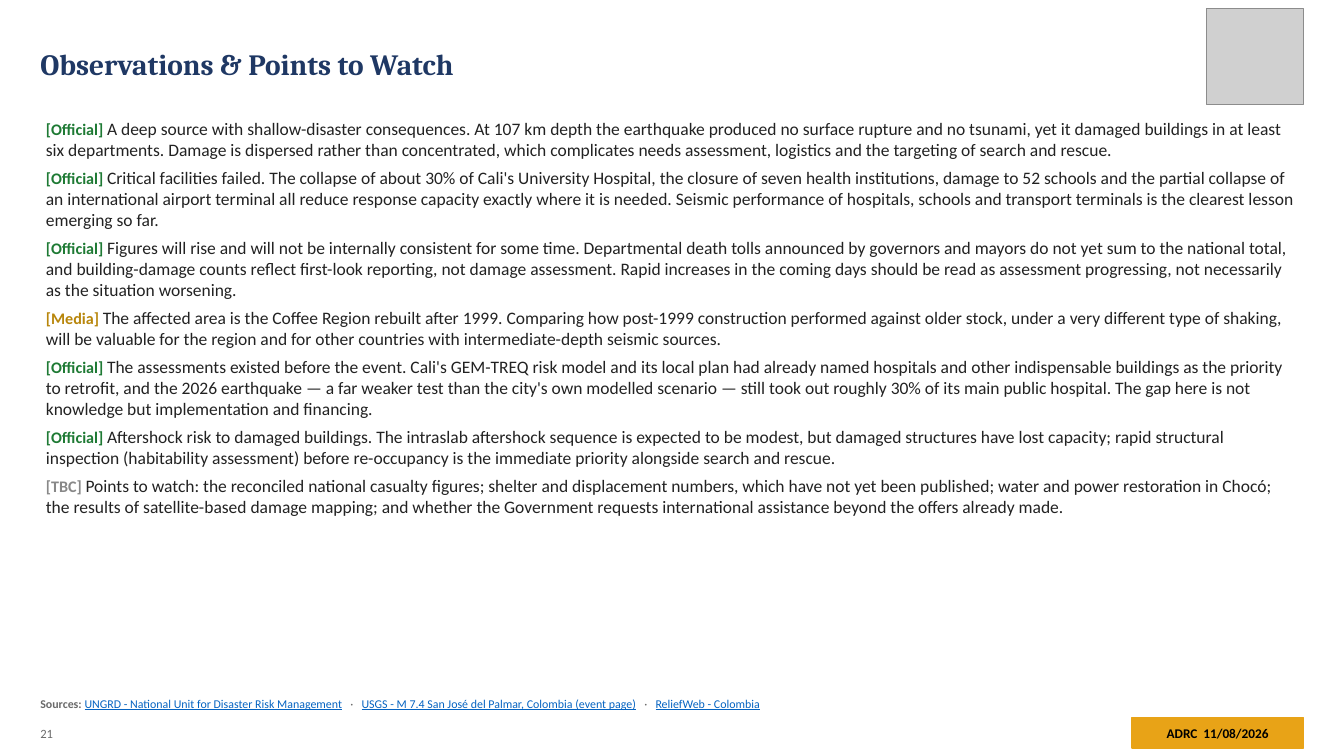
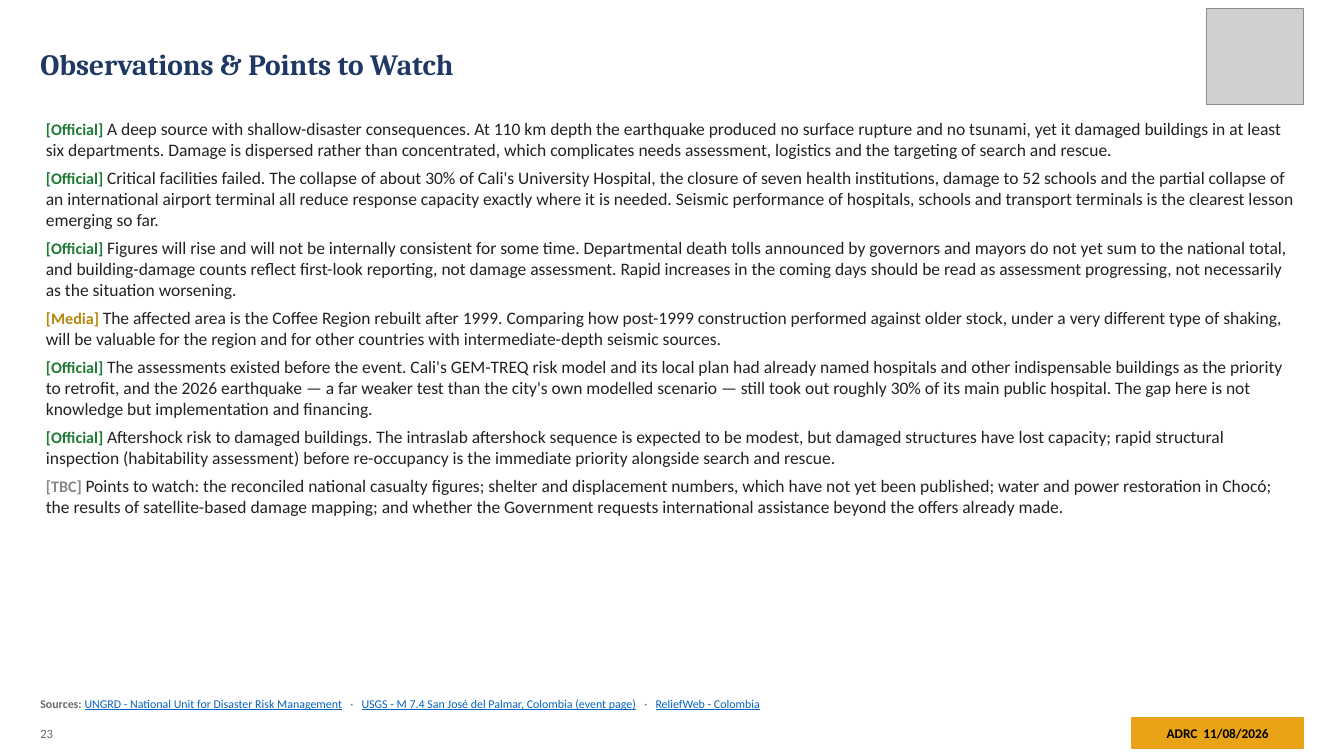
Before and after one commit to kochobi-max/whatsmap, a slide deck: slide 23 of reports/colombia_eq_20260810/output/ADRC_EQ_COL_Choco_20260810_EN.pptx (slide 21 before the commit). Drawn at 1344x756 pixels with LibreOffice and Linux fonts; fonts in the diff are those of the drawing; grey boxes stand for pictures. Boxes give left, top, right and bottom in pixels: in the first picture for what was removed or moved away, otherwise in the second. Text is boxed around its words. In the diff, an @@ line names an element or a change of style, - is before the commit and + after.

```diff
--- a/reports/colombia_eq_20260810/output/ADRC_EQ_COL_Choco_20260810_EN.pptx
+++ b/reports/colombia_eq_20260810/output/ADRC_EQ_COL_Choco_20260810_EN.pptx
@@ text at <box>46,123,1281,159</box>: text changed @@
-• [Official] A deep source with shallow-disaster consequences. At 107 km depth the earthquake produced no surface rupture and no tsunami, yet it damaged buildings in at least six departments. Damage is dispersed rather than concentrated, which complicates needs assessment, logistics and the targeting of search and rescue.
+• [Official] A deep source with shallow-disaster consequences. At 110 km depth the earthquake produced no surface rupture and no tsunami, yet it damaged buildings in at least six departments. Damage is dispersed rather than concentrated, which complicates needs assessment, logistics and the targeting of search and rescue.
@@ text at <box>40,730,53,738</box>: text changed @@
-21
+23
```
Also in this commit, not shown: 23 other slides changed, 2 slides added, 39 other files.
